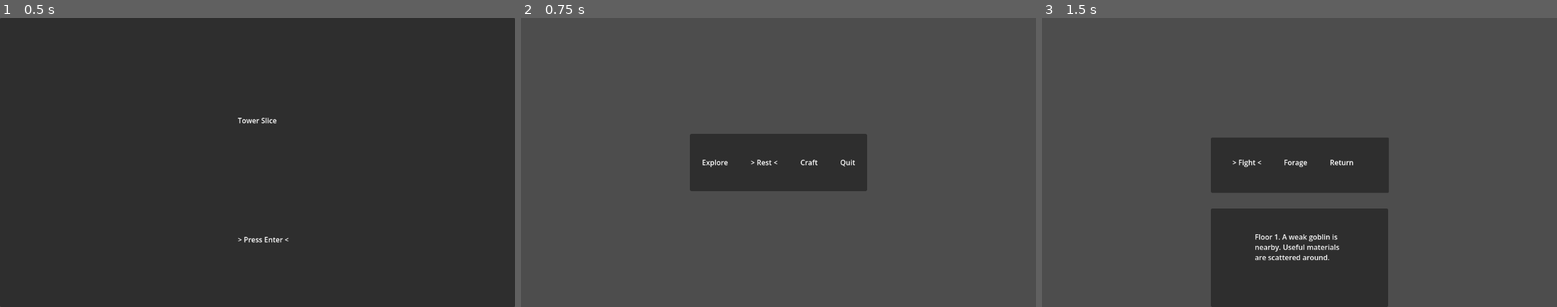
Above: before the commit, frames 1-3 (left to right).
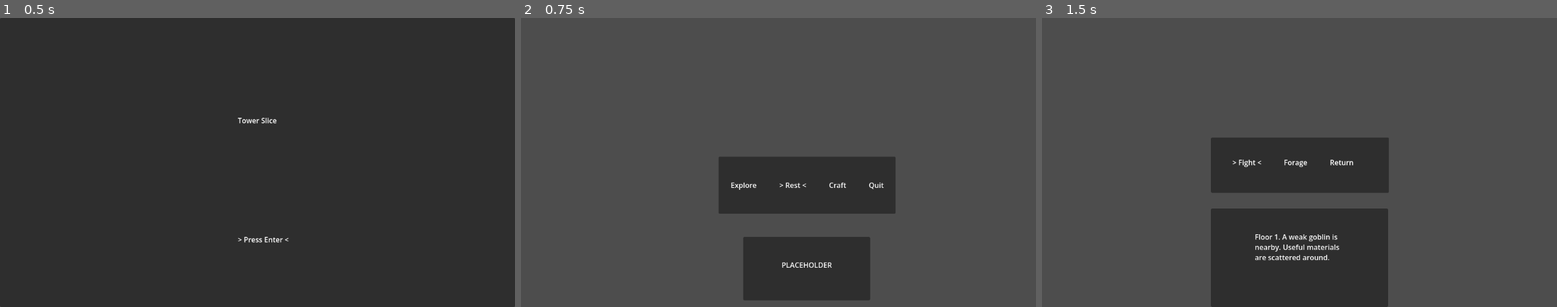
Above: after the commit, the same moments.

Repository: RaoulTheF00l/Tower-Slice
Game: Godot game, scene res://Scene/title.tscn
Same seed, same stepped clock (60 frames per second), same inputs: the game is played once before the commit and once after it.
Inputs:
- Up to frame 1 (0.5 s): no input
- Up to frame 2 (0.75 s): tap Enter (ui_accept) at 0.5 s; hold Right (ui_right) from 0.53 s (still down); hold Enter (ui_accept) from 0.53 s (still down)
- Up to frame 3 (1.5 s): release Right (ui_right) at 1.28 s; release Enter (ui_accept) at 1.28 s; hold Left (ui_left) from 1.28 s (still down); tap Enter (ui_accept) at 1.35 s

Frame 1 is identical in both runs. In frame 2, 12% of the frame differs, in the area x 32-73%, y 40-98%; in frame 3, nothing differs.

Commit message:
Added MessageLog placeholder on Hub scene

Diff:
--- a/Scene/hub.tscn
+++ b/Scene/hub.tscn
@@ -7,6 +7,10 @@
 anchors_preset = 15
 anchor_right = 1.0
 anchor_bottom = 1.0
+offset_left = 64.0
+offset_top = 51.0
+offset_right = 64.0
+offset_bottom = 51.0
 grow_horizontal = 2
 grow_vertical = 2
 script = ExtResource("1_pv6x1")
@@ -55,3 +59,39 @@
 [node name="quitLabel" type="Label" parent="HBoxContainer" unique_id=2049871856]
 layout_mode = 2
 text = "Quit"
+
+[node name="MessagePanel" type="Panel" parent="." unique_id=1445464749]
+layout_mode = 1
+anchors_preset = 7
+anchor_left = 0.5
+anchor_top = 1.0
+anchor_right = 0.5
+anchor_bottom = 1.0
+offset_left = -143.0
+offset_top = -208.0
+offset_right = 141.0
+offset_bottom = -66.0
+grow_horizontal = 2
+grow_vertical = 0
+
+[node name="VBoxContainer" type="VBoxContainer" parent="MessagePanel" unique_id=1679438667]
+layout_mode = 1
+anchors_preset = 8
+anchor_left = 0.5
+anchor_top = 0.5
+anchor_right = 0.5
+anchor_bottom = 0.5
+offset_left = -56.5
+offset_top = -20.0
+offset_right = 56.5
+offset_bottom = 20.0
+grow_horizontal = 2
+grow_vertical = 2
+
+[node name="MessageLabel" type="RichTextLabel" parent="MessagePanel/VBoxContainer" unique_id=1871609907]
+layout_mode = 2
+text = "PLACEHOLDER"
+fit_content = true
+autowrap_mode = 0
+horizontal_alignment = 1
+vertical_alignment = 2
